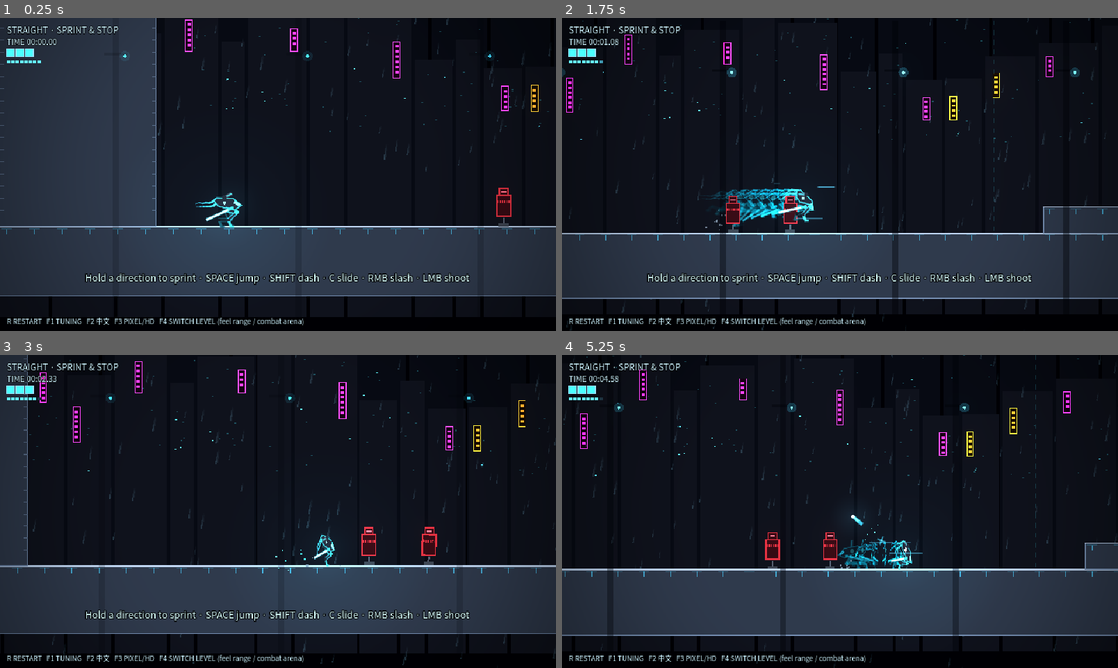
Above: before the commit, frames 1-4 (two rows, left to right).
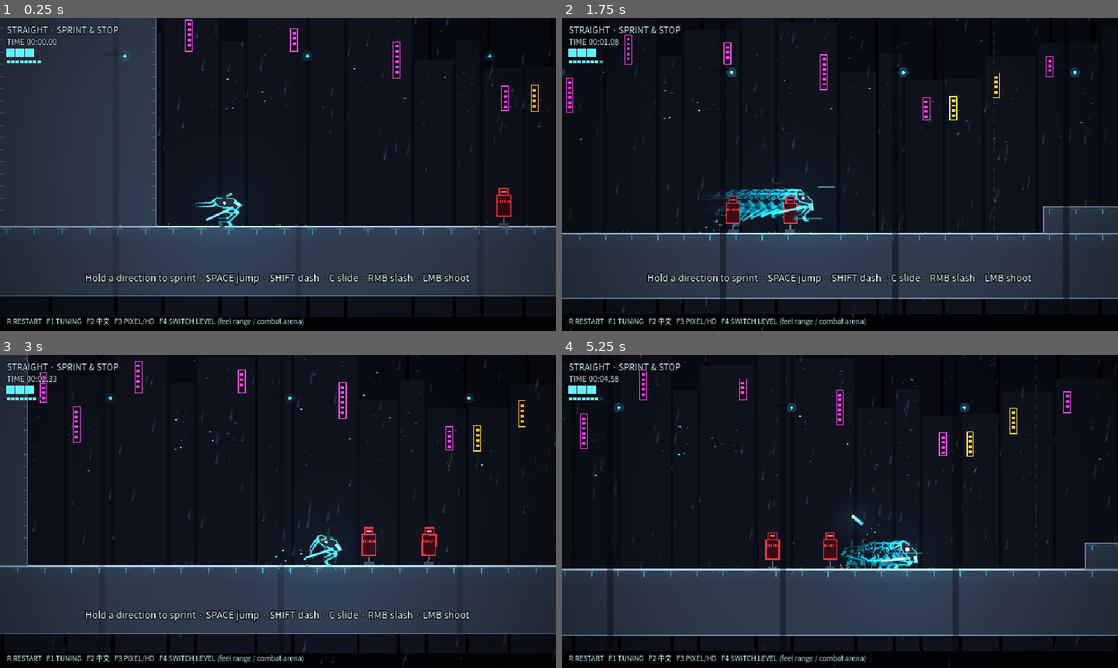
Above: after the commit, the same moments.

Repository: tntsgdi/NEON-RAID
Game: Godot game, scene res://scenes/main.tscn
Two runs of this game, one before a commit and one after it. Both use one fixed random seed, a clock stepped at 60 frames per second and the inputs below.
Inputs (mouse positions are in pixels of both pictures, inside the frame that each line leads up to):
- Up to frame 1 (0.25 s): no input
- Up to frame 2 (1.75 s): move the mouse to (962, 158) at 0.52 s; hold D (move_right) from 0.53 s (still down); tap Shift (dash) at 0.6, 1.55 s; click (962, 158) at 0.67 s; tap Space (jump) at 0.77, 1.52 s; right-click (962, 158) at 0.8 s; move the mouse to (728, 190) at 1.27 s; right-click (728, 190) at 1.35 s
- Up to frame 3 (3 s): move the mouse to (333, 442) at 2.02 s; release D (move_right) at 2.03 s; hold A (move_left) 2.03-2.78 s; tap Shift (dash) at 2.1 s; right-click (333, 442) at 2.3 s; move the mouse to (250, 574) at 2.77 s; hold D (move_right) from 2.78 s (still down); click (250, 574) at 2.85 s
- Up to frame 4 (5.25 s): tap Space (jump) at 3.02, 3.77, 4.52 s; tap Shift (dash) at 3.05, 4.55, 5.1 s; move the mouse to (1006, 558) at 3.52 s; right-click (1006, 558) at 3.6 s; move the mouse to (673, 464) at 4.27 s; release D (move_right) at 4.28 s; hold A (move_left) 4.28-5.03 s; tap C (slide) at 4.35 s; move the mouse to (867, 511) at 5.02 s; hold D (move_right) from 5.03 s (still down); click (867, 511) at 5.17 s

The runs differ from the first frame. In frame 1, 0.1% of the frame differs, in the area x 2-98%, y 60-69%; in frame 2, 0.2%; in frame 3, 0.3%; in frame 4, 0.7%, in the area x 1-94%, y 51-71%.

Commit message:
Review round 3 fixes
Readable glow (rest blade dimmer, thicker legs, glow levels 2-4 at 0.42,
shorter hit flash), turn floor 0.3 and instant flip at speed, dash cost
(0.11s i-frames, 0.4s cooldown), overlapping waves, wet floor sheen,
player reflection and rain splashes, comfort sliders for flashes and
aberration, music phrase variations, 8-bar melody, wave/clear stings,
overclock/deflect SFX rebalance, perf probe.

Diff:
--- a/scripts/core/i18n.gd
+++ b/scripts/core/i18n.gd
@@ -62,6 +62,8 @@
 	"TUNE_wall_climb_y": ["爬墙跳向上速度", "Climb jump Y"],
 	"TUNE_slash_lunge": ["出刀前冲", "Slash lunge"],
 	"TUNE_shake": ["震屏强度", "Screen shake"],
+	"TUNE_flash_fx": ["闪光特效（0=关）", "Flash effects (0 = off)"],
+	"TUNE_aberration": ["色差强度（0=关）", "Chromatic aberration"],
 	"TUNE_slash_duration": ["挥刀时长", "Slash duration"],
 	"TUNE_hit_stop": ["命中停顿", "Hit stop"],
 	"TUNE_gun_cooldown": ["射击间隔", "Shot cooldown"],
@@ -70,6 +72,7 @@
 	"TUNE_bullet_speed": ["子弹速度", "Bullet speed"],
 	"TUNE_iframes": ["受伤无敌时间", "Hurt i-frames"],
 	"TUNE_perfect_window": ["精准闪避窗口", "Perfect dodge window"],
+	"TUNE_dash_iframes": ["冲刺无敌时间", "Dash i-frames"],
 	"TUNE_deflect_window": ["弹反判定时间", "Deflect window"],
 	"TUNE_overclock_time": ["超频慢动作时长", "Overclock duration"],
 	"TUNE_overclock_scale": ["超频时间流速", "Overclock time scale"],
--- a/scripts/core/music.gd
+++ b/scripts/core/music.gd
@@ -13,6 +13,8 @@
 var _pitch := 1.0
 var _duck := 0.0
 var _duck_rate := 40.0
+var _sting: AudioStreamPlayer
+var _stings := {}
 
 
 func _ready() -> void:
@@ -27,7 +29,22 @@
 		_layers.append(p)
 	for p in _layers:
 		p.play()
+	_sting = AudioStreamPlayer.new()
+	_sting.bus = &"Music"
+	add_child(_sting)
+	for n in ["wave", "clear"]:
+		_stings[n] = load("res://assets/music/sting_%s.ogg" % n)
 	_apply()
+
+
+## 过渡短句（"wave" 波次开始、"clear" 清场）：叠在循环上播一次，循环暂时让位
+func sting(name: String) -> void:
+	if not _stings.has(name):
+		return
+	_sting.stream = _stings[name]
+	_sting.volume_db = VOLUME_DB + 2.0
+	_sting.play()
+	duck(5.0, 1.5)
 
 
 ## 让位：音乐压低 db 分贝，然后在 sec 秒内恢复
--- a/scripts/core/tuning.gd
+++ b/scripts/core/tuning.gd
@@ -22,7 +22,7 @@
 	["jump_buffer", 0.12, 0.0, 0.25, 0.01],
 	["dash_speed", 540.0, 250.0, 900.0, 10.0],
 	["dash_time", 0.17, 0.05, 0.35, 0.01],
-	["dash_cooldown", 0.25, 0.0, 1.0, 0.01],
+	["dash_cooldown", 0.4, 0.0, 1.0, 0.01],
 	["dash_carry", 0.6, 0.0, 1.0, 0.05],
 	["air_dashes", 1.0, 0.0, 3.0, 1.0],
 	["slide_speed", 340.0, 150.0, 600.0, 5.0],
@@ -40,6 +40,8 @@
 	["slash_lunge", 170.0, 0.0, 500.0, 5.0],
 	["hit_stop", 0.06, 0.0, 0.15, 0.005],
 	["shake", 1.0, 0.0, 2.0, 0.05],
+	["flash_fx", 1.0, 0.0, 1.0, 1.0],
+	["aberration", 1.0, 0.0, 1.0, 0.05],
 	["camera_look_ahead", 0.35, 0.0, 0.8, 0.01],
 	["gun_cooldown", 0.12, 0.03, 0.5, 0.01],
 	["gun_energy", 8.0, 1.0, 20.0, 1.0],
@@ -47,6 +49,7 @@
 	["bullet_speed", 900.0, 300.0, 1600.0, 10.0],
 	["iframes", 0.6, 0.0, 2.0, 0.05],
 	["perfect_window", 0.06, 0.0, 0.3, 0.01],
+	["dash_iframes", 0.11, 0.0, 0.35, 0.01],
 	["deflect_window", 0.08, 0.0, 0.2, 0.01],
 	["overclock_time", 0.6, 0.1, 2.0, 0.05],
 	["overclock_scale", 0.35, 0.1, 1.0, 0.05],
--- a/scripts/fx/fx.gd
+++ b/scripts/fx/fx.gd
@@ -59,7 +59,7 @@
 
 ## 闪光：一个迅速缩小的高亮光点（枪口火光、命中闪光）
 static func flash(parent: Node, pos: Vector2, color: Color, radius: float) -> void:
-	if parent == null:
+	if parent == null or Tuning.v.flash_fx < 0.5:
 		return
 	var f := FxFlash.new()
 	f.position = pos
--- a/scripts/fx/fx_flash.gd
+++ b/scripts/fx/fx_flash.gd
@@ -9,14 +9,14 @@
 
 func _process(delta: float) -> void:
 	_t += delta
-	if _t >= 0.08:
+	if _t >= 0.05:
 		queue_free()
 		return
 	queue_redraw()
 
 
 func _draw() -> void:
-	var k := 1.0 - _t / 0.08
+	var k := 1.0 - _t / 0.05
 	var r := radius * (0.4 + 0.6 * k)
 	draw_circle(Vector2.ZERO, r * 0.25, Color(color.r * 0.7, color.g * 0.7, color.b * 0.7))
 	draw_circle(Vector2.ZERO, r * 0.7, Color(color, 0.25 * k))
--- /dev/null
+++ b/scripts/fx/reflection.gd
@@ -0,0 +1,33 @@
+class_name Reflection
+extends Node2D
+## 湿地面倒影：把机体这一帧的图形上下翻转、压扁、调暗，画在脚下的地面上。
+## 离地越高越淡；不在地面上方 90 像素以内就不画。
+
+var rig: StriderRig
+var body: Node2D
+var _floor_y := 0.0
+var _alpha := 0.0
+
+
+func _physics_process(_delta: float) -> void:
+	if not is_instance_valid(body):
+		return
+	var from := body.global_position + Vector2(0, -2)
+	var q := PhysicsRayQueryParameters2D.create(from, from + Vector2(0, 90), 1)
+	var hit := get_world_2d().direct_space_state.intersect_ray(q)
+	if hit.is_empty():
+		_alpha = 0.0
+	else:
+		_floor_y = hit.position.y
+		_alpha = 0.22 * (1.0 - clampf((_floor_y - body.global_position.y) / 90.0, 0.0, 1.0))
+	modulate = Color(0.6, 0.9, 1.0, _alpha)
+	queue_redraw()
+
+
+func _draw() -> void:
+	if _alpha <= 0.01 or rig == null or not rig.visible:
+		return
+	var rs := rig.scale
+	draw_set_transform(Vector2(body.global_position.x, _floor_y + (_floor_y - body.global_position.y) * 0.55), 0.0, Vector2(rs.x, -rs.y * 0.55))
+	StriderRig.draw_shapes(self, rig.shapes())
+	draw_set_transform(Vector2.ZERO)
--- a/scripts/level/blocks.gd
+++ b/scripts/level/blocks.gd
@@ -24,6 +24,10 @@
 static func draw(ci: CanvasItem, rects: Array) -> void:
 	for r in rects:
 		ci.draw_rect(r, FILL)
+		# 湿地面：顶面下方一条渐隐的反光
+		if r.size.x > 90.0:
+			for i in 6:
+				ci.draw_rect(Rect2(r.position.x, r.position.y + 2 + i * 3, r.size.x, 3), Color(0.35, 0.8, 1.0, 0.05 * (6 - i) / 6.0))
 		ci.draw_rect(r, EDGE, false, 1.0)
 		ci.draw_line(r.position + Vector2(0, 0.5), Vector2(r.end.x, r.position.y + 0.5), TOP, 2.0)
 		# 地面每 32 像素一道发光刻线：跑起来眼睛有东西可以参照速度
--- a/scripts/level/combat_arena.gd
+++ b/scripts/level/combat_arena.gd
@@ -99,20 +99,24 @@
 	if not auto_waves or cleared:
 		return
 	enemies = enemies.filter(func(e): return is_instance_valid(e) and e.alive())
-	if not enemies.is_empty():
+	# 最后一波打完才算清场；之前的波次只要场上只剩 1 个就开始倒数刷下一波
+	var ready := enemies.is_empty() if wave >= WAVES.size() else enemies.size() <= 1
+	if not ready:
 		return
 	if _pending > 0.0:
 		_pending -= delta
 		if _pending <= 0.0:
 			if wave >= WAVES.size():
 				cleared = true
+				Music.sting("clear")
 				return
 			for s in WAVES[wave]:
 				spawn(s[0], s[2], s[3], s[1])
 			Audio.play("charge", -8.0)
+			Music.sting("wave")
 			wave += 1
 	else:
-		_pending = 1.0
+		_pending = 1.2
 
 
 func _draw() -> void:
--- a/scripts/main.gd
+++ b/scripts/main.gd
@@ -30,6 +30,7 @@
 var _ca := 0.0
 var _shock_t := 1.0
 var _rain: CPUParticles2D
+var _splash: CPUParticles2D
 var _foreground: Node2D
 
 
@@ -68,6 +69,13 @@
 	world.add_child(player)
 	_rain = _make_rain()
 	world.add_child(_rain)
+	_splash = _make_splash()
+	world.add_child(_splash)
+	var refl := Reflection.new()
+	refl.rig = player.rig
+	refl.body = player
+	refl.z_index = -2
+	world.add_child(refl)
 	_foreground = CityBackdrop.make_foreground()
 	world.add_child(_foreground)
 	Neon.add_light(player, Neon.CYAN, 0.35, 2.0, Vector2(0, -18))
@@ -115,14 +123,14 @@
 	var e := Environment.new()
 	e.background_mode = Environment.BG_CANVAS
 	e.glow_enabled = true
-	e.glow_intensity = 0.55
+	e.glow_intensity = 0.42
 	e.glow_strength = 1.0
 	e.glow_bloom = 0.0
 	e.glow_hdr_threshold = 1.0
 	e.glow_hdr_scale = 2.0
 	e.glow_blend_mode = Environment.GLOW_BLEND_MODE_ADDITIVE
 	for lv in 7:
-		e.set_glow_level(lv, lv in [1, 2, 3, 4])
+		e.set_glow_level(lv, lv in [2, 3, 4])
 	env.environment = e
 	add_child(env)
 
@@ -147,6 +155,26 @@
 	r.local_coords = false
 	r.z_index = -5
 	return r
+
+
+## 雨滴落地的小水花：沿着镜头下方的地面一排随机溅起
+func _make_splash() -> CPUParticles2D:
+	var p := CPUParticles2D.new()
+	p.amount = 60
+	p.lifetime = 0.25
+	p.emission_shape = CPUParticles2D.EMISSION_SHAPE_RECTANGLE
+	p.emission_rect_extents = Vector2(380, 0.5)
+	p.direction = Vector2(0, -1)
+	p.spread = 50.0
+	p.gravity = Vector2(0, 500)
+	p.initial_velocity_min = 30.0
+	p.initial_velocity_max = 70.0
+	p.scale_amount_min = 0.8
+	p.scale_amount_max = 1.4
+	p.color = Color(0.55, 0.85, 1.0, 0.35)
+	p.local_coords = false
+	p.z_index = 3
+	return p
 
 
 ## 冲击波（招架、弹反、打碎时）：world_pos 是世界坐标
@@ -316,7 +344,7 @@
 	var real := delta / maxf(Engine.time_scale, 0.0001)
 	_ca = move_toward(_ca, 2.5 if TimeFx.slowmo_active() else 0.0, real * 30.0)
 	_shock_t = minf(_shock_t + real * 2.2, 1.0)
-	_post.set_shader_parameter("ca", _ca)
+	_post.set_shader_parameter("ca", _ca * Tuning.v.aberration)
 	_post.set_shader_parameter("shock_t", _shock_t)
 	var vp := get_viewport().get_visible_rect().size
 	_post.set_shader_parameter("aspect", vp.x / maxf(vp.y, 1.0))
@@ -348,3 +376,4 @@
 		_shake = move_toward(_shake, 0.0, 45.0 * delta)
 	camera.offset = jitter + _kick
 	_rain.global_position = camera.global_position + Vector2(60, -230)
+	_splash.global_position = Vector2(camera.global_position.x, 0.0)
--- a/scripts/player/player.gd
+++ b/scripts/player/player.gd
@@ -585,14 +585,19 @@
 	return Rect2(global_position + Vector2(-_rect.size.x * 0.5, -_rect.size.y), _rect.size)
 
 
+## 冲刺只有前 dash_iframes 秒无敌，后段是可以被打中的收招
+func dash_safe() -> bool:
+	return state == State.DASH and Tuning.v.dash_time - _dash_left <= Tuning.v.dash_iframes
+
+
 func invulnerable() -> bool:
-	return state == State.DASH or _iframes > 0.0
+	return dash_safe() or _iframes > 0.0
 
 
 ## 敌弹碰到机体时调用；返回 true 表示吃下这发（子弹消失）
 func take_bullet(b: Node) -> bool:
 	var T: Dictionary = Tuning.v
-	if state == State.DASH:
+	if dash_safe():
 		_try_perfect_dodge(T)
 		return false
 	if _iframes > 0.0:
@@ -603,7 +608,7 @@
 
 ## 被冲锋机撞到；冲刺中穿过去则可能触发精准闪避
 func melee_hit(dir: Vector2, dmg: int) -> void:
-	if state == State.DASH:
+	if dash_safe():
 		_try_perfect_dodge(Tuning.v)
 		return
 	hurt(dir, dmg)
@@ -677,7 +682,7 @@
 func _animate(delta: float, T: Dictionary) -> void:
 	_squash = _squash.lerp(Vector2.ONE, 1.0 - exp(-14.0 * delta))
 	var t: float = rig.turn
-	rig.scale = Vector2((signf(t) if t != 0.0 else float(facing)) * maxf(absf(t), 0.12) * _squash.x, _squash.y)
+	rig.scale = Vector2((signf(t) if t != 0.0 else float(facing)) * maxf(absf(t), 0.3) * _squash.x, _squash.y)
 	var ratio: float = absf(velocity.x) / T.run_speed
 	var mode := "idle"
 	match state:
--- a/scripts/player/strider_rig.gd
+++ b/scripts/player/strider_rig.gd
@@ -14,7 +14,9 @@
 const EDGE_BACK := Color(0.13, 0.42, 0.5)
 const FILL := Color(0.15, 0.18, 0.24)
 const FILL_BACK := Color(0.09, 0.11, 0.15)
+## 出刀 / 冲刺时刀刃发强光；平时只是亮青色，不盖住机身和腿
 const BLADE := Color(1.05, 1.9, 2.1)
+const BLADE_REST := Color(0.55, 1.15, 1.3)
 
 const HIP_H := 21.0
 const THIGH := 13.0
@@ -72,7 +74,10 @@
 	if m.facing != _facing:
 		_mirror_cables()
 		_facing = m.facing
-	turn = move_toward(turn, float(m.facing), delta * 11.0)
+	if m.speed_ratio > 0.4 and m.state == "run":
+		turn = float(m.facing)
+	else:
+		turn = move_toward(turn, float(m.facing), delta / 0.12 * 2.0)
 	var state: String = m.state
 	var ratio: float = m.speed_ratio
 
@@ -185,8 +190,10 @@
 			var h := shoulder + d * ARM_LEN
 			_shapes.append(["line", h, h + d * BLADE_LEN, 3.0, Color(0.4, 1.5, 1.8, 0.07 + 0.05 * i)])
 	_prev_blade = _blade_angle
-	_shapes.append(["line", hand, tip, 4.0, Color(0.25, 0.9, 1.0, 0.25)])
-	_shapes.append(["line", hand, tip, 2.0, BLADE])
+	var hot: bool = m.slash_step >= 0 or state == "dash"
+	if hot:
+		_shapes.append(["line", hand, tip, 4.0, Color(0.25, 0.9, 1.0, 0.25)])
+	_shapes.append(["line", hand, tip, 2.0, BLADE if hot else BLADE_REST])
 	_shapes.append(["dot", shoulder, 2.0, EDGE])
 	queue_redraw()
 
@@ -247,11 +254,11 @@
 
 
 func _add_leg(l: Array, fill: Color, edge: Color) -> void:
-	_shapes.append(["line", l[0], l[1], 5.0, edge])
-	_shapes.append(["line", l[0], l[1], 3.0, fill])
-	_shapes.append(["line", l[1], l[2], 4.0, edge])
-	_shapes.append(["line", l[1], l[2], 2.2, fill])
-	_shapes.append(["line", l[2], l[3], 3.0, edge])
+	_shapes.append(["line", l[0], l[1], 6.0, edge])
+	_shapes.append(["line", l[0], l[1], 3.6, fill])
+	_shapes.append(["line", l[1], l[2], 5.0, edge])
+	_shapes.append(["line", l[1], l[2], 2.8, fill])
+	_shapes.append(["line", l[2], l[3], 3.5, edge])
 	_shapes.append(["dot", l[1], 2.6, edge])
 	_shapes.append(["dot", l[2], 2.0, fill])
 	_shapes.append(["line", l[3], l[3] + Vector2(3, 0), 2.0, edge])
@@ -323,6 +330,11 @@
 	return _blade_pts
 
 
+## 当前这一帧要画的图形（倒影用）
+func shapes() -> Array:
+	return _shapes
+
+
 ## 冲刺残影：把当前这一帧的图形复制一份，慢慢淡出
 func spawn_ghost(parent: Node, alpha: float) -> void:
 	var g := RigGhost.new()
--- /dev/null
+++ b/tests/perf_probe.gd
@@ -0,0 +1,37 @@
+extends SceneTree
+## 性能探针：战斗训练场第 3 波（敌人最多、子弹/光源/雨/零件都在）时的帧时间。
+## 运行：tools/run_test.sh tests/perf_probe.gd --disable-vsync
+
+func _initialize() -> void:
+	_run.call_deferred()
+
+func _run() -> void:
+	root.add_child(load("res://tests/test_window.gd").new())
+	var main = load("res://scenes/main.tscn").instantiate()
+	root.add_child(main)
+	await process_frame
+	main.load_level("arena")
+	var arena = main.arena
+	arena.auto_waves = false
+	for s in arena.WAVES[1] + arena.WAVES[2]:
+		arena.spawn(s[0], s[2], s[3], s[1])
+	main.place(Vector2(-100, 0))
+	var times := []
+	var last := Time.get_ticks_usec()
+	for i in 600:
+		await process_frame
+		var now := Time.get_ticks_usec()
+		if i > 60:
+			times.append((now - last) / 1000.0)
+		last = now
+		if i % 90 == 0:
+			for e in arena.enemies:
+				if is_instance_valid(e) and e.alive() and randf() < 0.3:
+					e.take_hit(Vector2(1, -0.2), 99, "slash")
+	times.sort()
+	var avg := 0.0
+	for t in times:
+		avg += t
+	avg /= times.size()
+	print("frames %d avg %.2f ms (%.0f fps) p95 %.2f ms max %.2f ms bullets %d" % [times.size(), avg, 1000.0 / avg, times[int(times.size() * 0.95)], times[-1], main.get_tree().get_nodes_in_group("enemy_bullets").size()])
+	quit(0)
Not shown, added: scripts/fx/reflection.gd.uid
Not shown, changed: assets/music/combat.ogg
Not shown, changed: assets/music/explore.ogg
Not shown, changed: assets/music/peak.ogg
Not shown, added: assets/music/sting_clear.ogg
Not shown, added: assets/music/sting_wave.ogg
Not shown, changed: assets/sfx/charge.wav
Not shown, changed: assets/sfx/deflect.wav
Not shown, changed: assets/sfx/overclock.wav
Not shown, changed: assets/sfx/slide.wav
Not shown, changed: design/TODO.md
Not shown, changed: tools/build_sfx.py
(and 1 more such lines)
